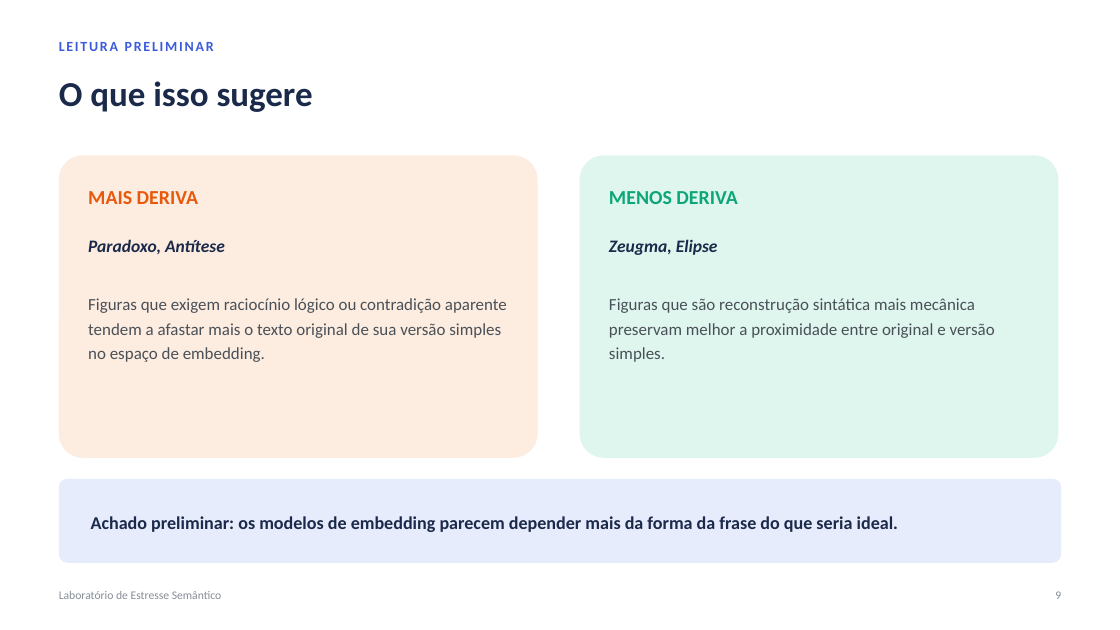
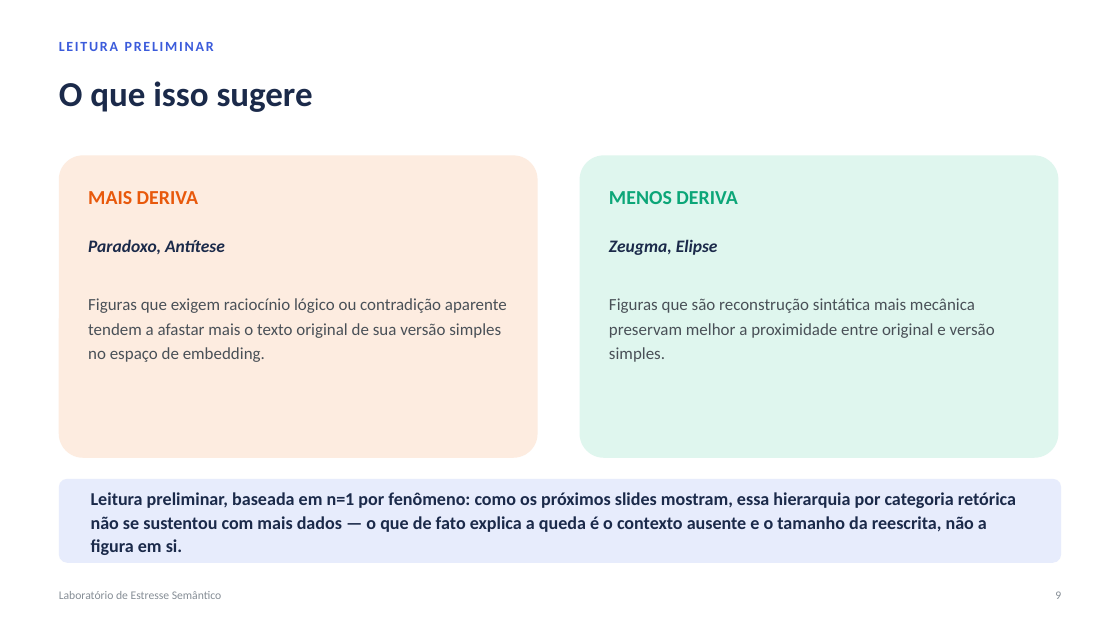
Before and after one commit to lalabohm/semantic-stress-lab, a slide deck: slide 9 of apresentacao/laboratorio_estresse_semantico.pptx. Drawn at 1120x630 pixels with LibreOffice and Linux fonts; fonts in the diff are those of the drawing. Boxes give left, top, right and bottom in pixels: in the first picture for what was removed or moved away, otherwise in the second. Text is boxed around its words. In the diff, an @@ line names an element or a change of style, - is before the commit and + after.

```diff
--- a/apresentacao/laboratorio_estresse_semantico.pptx
+++ b/apresentacao/laboratorio_estresse_semantico.pptx
@@ text in rounded rectangle at (91,492,1016,555): text changed @@
-Achado preliminar: os modelos de embedding parecem depender mais da forma da frase do que seria ideal.
+Leitura preliminar, baseada em n=1 por fenômeno: como os próximos slides mostram, essa hierarquia por categoria retórica não se sustentou com mais dados — o que de fato explica a queda é o contexto ausente e o tamanho da reescrita, não a figura em si.
```
Also in this commit, not shown: 1 other slide changed, 1 slide added, 8 other files.
